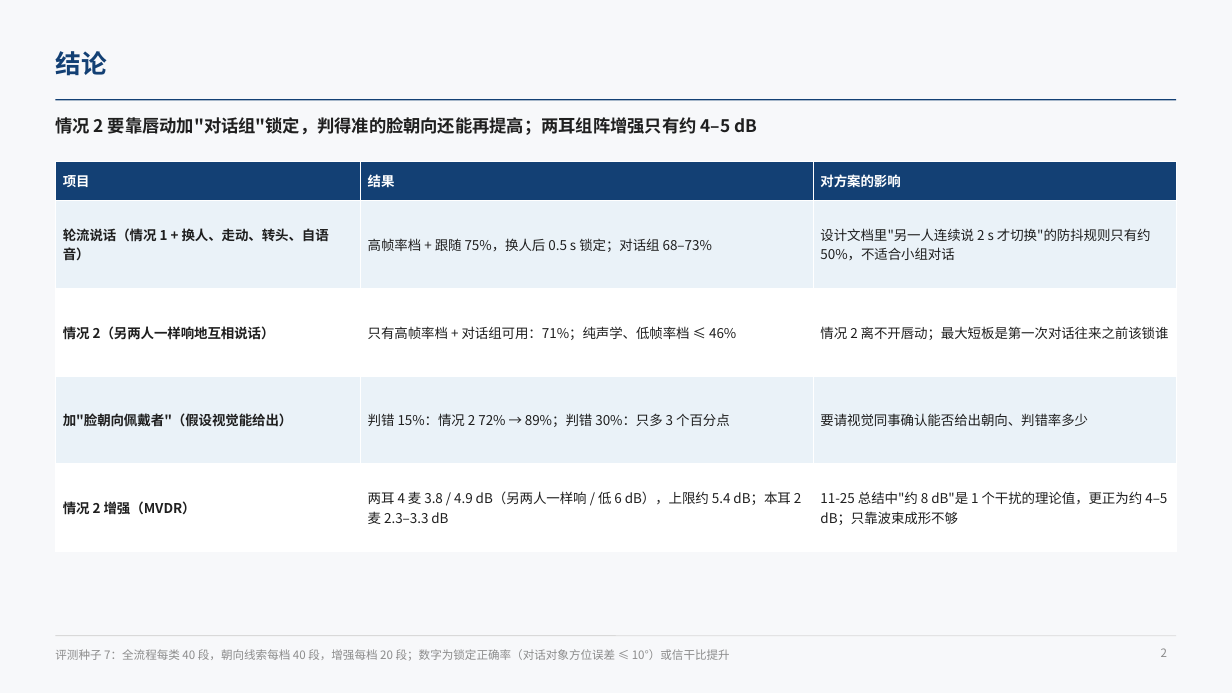
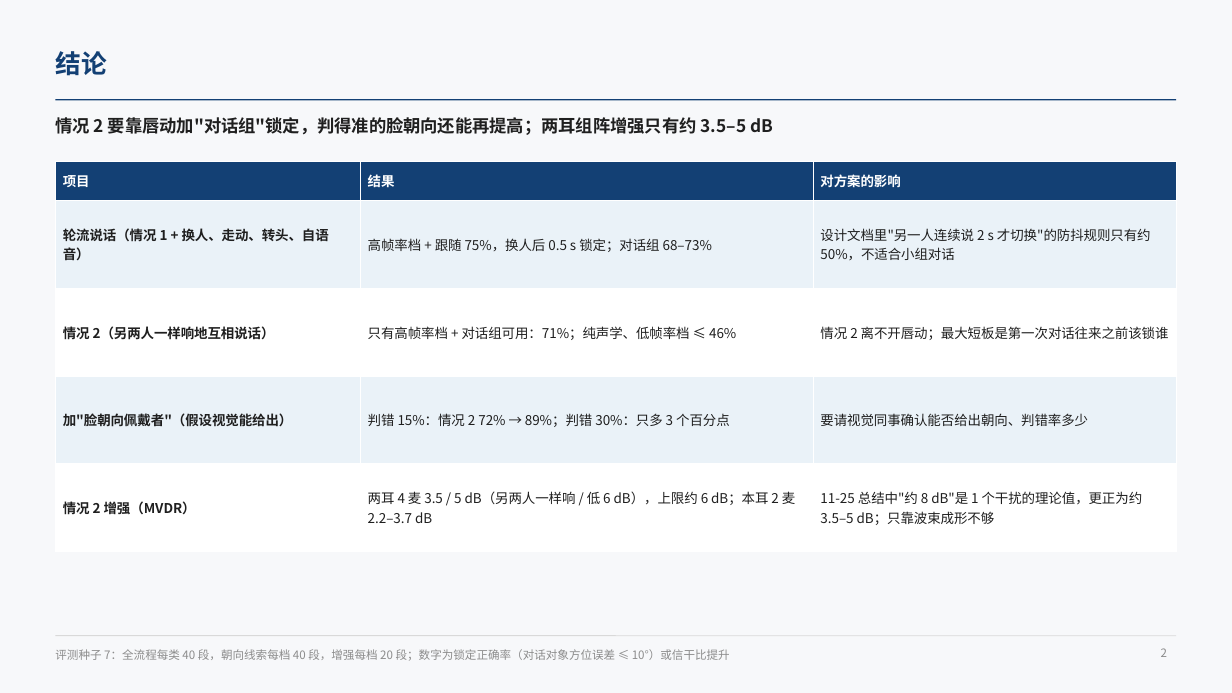
Before and after one commit to ZeroFoxxi/ssl-scene1, a slide deck: slide 2 of 02_耳机声源定位/耳机声源定位_60s多人对话仿真.pptx. Drawn at 1232x693 pixels with LibreOffice and Linux fonts; fonts in the diff are those of the drawing. Boxes give left, top, right and bottom in pixels: in the first picture for what was removed or moved away, otherwise in the second. Text is boxed around its words. In the diff, an @@ line names an element or a change of style, - is before the commit and + after.

```diff
--- a/02_耳机声源定位/耳机声源定位_60s多人对话仿真.pptx
+++ b/02_耳机声源定位/耳机声源定位_60s多人对话仿真.pptx
@@ text at <box>55,117,773,135</box>: text changed @@
-情况 2 要靠唇动加"对话组"锁定，判得准的脸朝向还能再提高；两耳组阵增强只有约 4–5 dB
+情况 2 要靠唇动加"对话组"锁定，判得准的脸朝向还能再提高；两耳组阵增强只有约 3.5–5 dB
@@ table at <box>55,162,1177,529</box> @@
-row 5, column 2: 两耳 4 麦 3.8 / 4.9 dB（另两人一样响 / 低 6 dB），上限约 5.4 dB；本耳 2 麦 2.3–3.3 dB
+row 5, column 2: 两耳 4 麦 3.5 / 5 dB（另两人一样响 / 低 6 dB），上限约 6 dB；本耳 2 麦 2.2–3.7 dB
@@ row 5, column 3: "11-25 总结中"约 8 dB"是 1 个干扰的理论值，更正为约 4–5 dB；只靠波束成形不够" to "11-25 总结中"约 8 dB"是 1 个干扰的理论值，更正为约 3.5–5 dB；只靠波束成形不够" @@
```
Also in this commit, not shown: 1 other slide changed, 9 other files.
